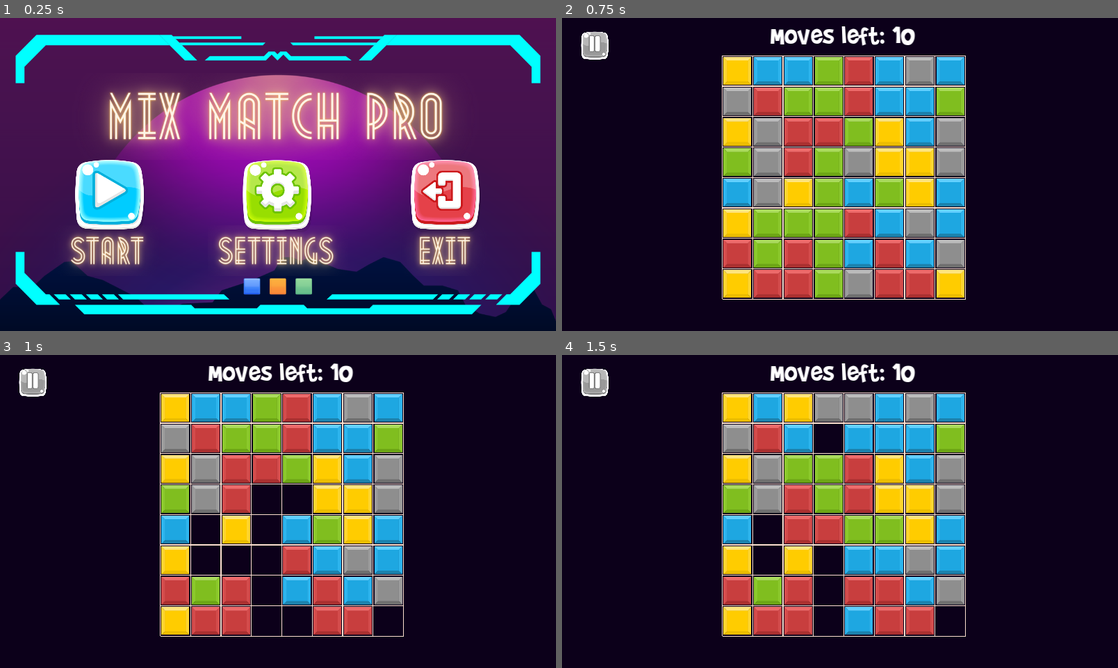
Above: before the commit, frames 1-4 (two rows, left to right).
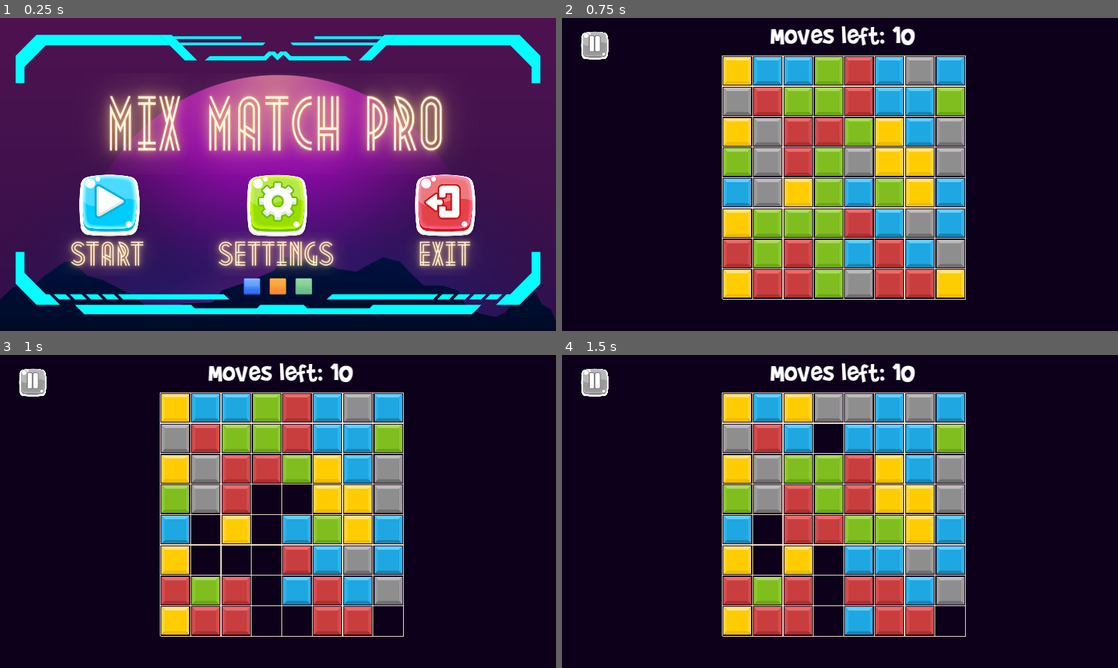
Above: after the commit, the same moments.

Repository: bonsaipropaganda/match-3-with-a-twist
Game: Godot game, scene res://Content/UserInterface/main_menu.tscn
Two runs of this game, one before a commit and one after it. Both use one fixed random seed, a clock stepped at 60 frames per second and the inputs below. The engine's default icon, where the game draws it, is replaced by a stand-in: a white triangle on a blue panel in a dark square.
Inputs (mouse positions are in pixels of both pictures, inside the frame that each line leads up to; where the layout moved, square brackets give the same spot in the first picture):
- Up to frame 1 (0.25 s): no input
- Up to frame 2 (0.75 s): click (673, 205) [673, 196] at 0.5 s
- Up to frame 3 (1 s): no input
- Up to frame 4 (1.5 s): move the mouse to (739, 408) at 1.27 s; press the mouse at (739, 408) at 1.28 s

The runs differ from the first frame. In frame 1, 14% of the frame differs, in the area x 12-87%, y 23-80%; in frame 2, nothing differs; in frame 3, nothing differs; in frame 4, nothing differs.

Commit message:
Fixed main menu.
For some reasons it would loose all its textures when opening the scene in the editor (even discarding godot's automatic modifications it would loose textures). Hopefully it will not happen anymore.

Diff:
--- a/Content/UserInterface/main_menu.tscn
+++ b/Content/UserInterface/main_menu.tscn
@@ -70,7 +70,8 @@
 
 [node name="Background" type="TextureRect" parent="BoxContainer"]
 layout_mode = 2
-texture = ExtResource("3_qhf7v")
+size_flags_horizontal = 3
+texture = ExtResource("3_28kfa")
 
 [node name="VBoxContainer" type="VBoxContainer" parent="BoxContainer/Background"]
 layout_mode = 1
@@ -87,19 +88,23 @@
 
 [node name="TitleContainer" type="HBoxContainer" parent="BoxContainer/Background/VBoxContainer"]
 layout_mode = 2
+size_flags_vertical = 3
 theme_override_constants/separation = -200
 
 [node name="MixMatch-Mix" type="TextureRect" parent="BoxContainer/Background/VBoxContainer/TitleContainer"]
 layout_mode = 2
-texture = ExtResource("4_ijqju")
+size_flags_horizontal = 3
+texture = ExtResource("3_omnnl")
 
 [node name="MixMatch-Match" type="TextureRect" parent="BoxContainer/Background/VBoxContainer/TitleContainer"]
 layout_mode = 2
-texture = ExtResource("5_bqx53")
+size_flags_horizontal = 3
+texture = ExtResource("4_v5flv")
 
 [node name="MixMatch-Pro" type="TextureRect" parent="BoxContainer/Background/VBoxContainer/TitleContainer"]
 layout_mode = 2
-texture = ExtResource("6_0ce4m")
+size_flags_horizontal = 3
+texture = ExtResource("5_7j5c6")
 
 [node name="OptionsContainer" type="HBoxContainer" parent="BoxContainer/Background/VBoxContainer"]
 layout_mode = 2
Not shown: 4 places in Content/UserInterface/main_menu.tscn that only renumber resources
